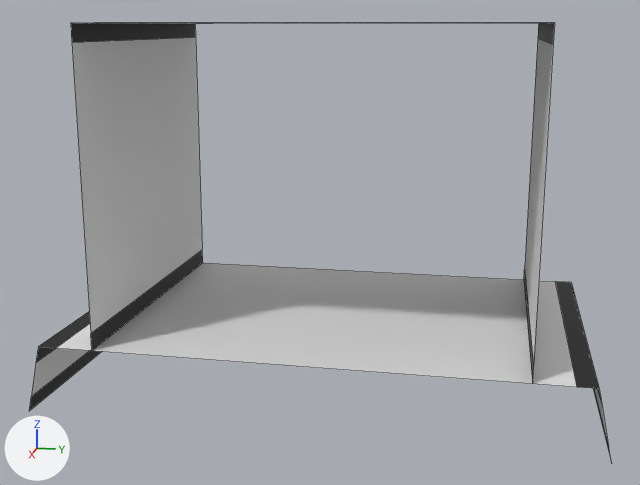
The FBX model Assets/Prefabs/Environment/New/2 Sides Middle Building.fbx as it was, and as the next commit left it.
Both versions are drawn from a 50 mm lens placed at (3.29, 0.6, 1.1), pointed at (0.04, -0.05, 0.29). Arrows for +X, +Y and +Z are at lower left; the lights stay in place. Mesh edges are drawn as thin lines. Where no turn or scale is listed for an object, it has been applied to the vertices.

In view in the first picture: '2 Sides Middle Groud', '2 Sides iddle'.
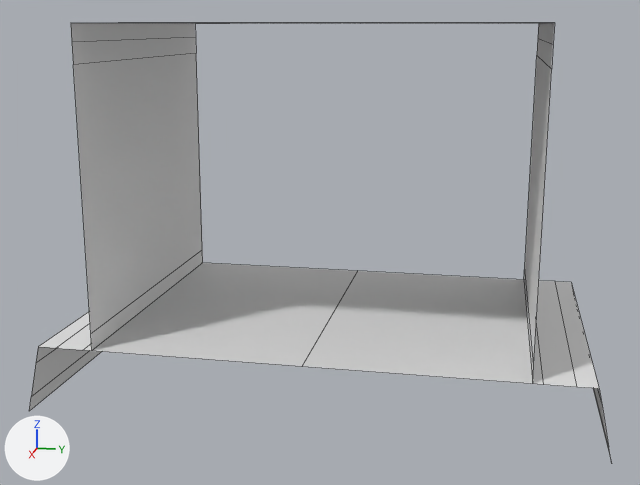
Where the newer file only moved an object's origin or applied its transform, the numbers keep the older frame.

The edits, one by one:
me_cube_019 is used by ob_2_sides_iddle; location (0.0, 0.0, 0.0).
me_cube_019 had 20 vertices, 9 faces and spanned x -0.595..0.6, y -0.743..0.743, z 0.003..1.103.
me_cube_019 now has 30 vertices, 14 faces and spans x -0.595..0.6, y -0.743..0.743, z 0.003..1.103.
Part 3, on me_cube_019:
2 vertices are removed from x -0.595..0.6, y -0.662, z 1.103.
4 faces are deleted.
12 vertices are added at x -0.595..0.6, y -0.743..0.743, z 0.973..1.103.
9 new faces join them.
me_cube_019 part 4: 5 faces spanning x -0.595..0.6, y -0.743..0.743, z 0.003..1.103 switch from mat_black (black #000000) to mat_white (white #e7e7e7).
me_cube_020 is used by ob_2_sides_middle_groud; location (0.0, 0.0, 0.0).
Verts and faces of me_cube_020; kept vertices keep their numbers, new ones are numbered from 20.
Before the commit, vertices of me_cube_020: 8 (0.6, 0.88, 0.0) at pixel (577, 387), 9 (0.6, -0.88, 0.0) at pixel (55, 348), 10 (-0.6, -0.88, 0.0), 11 (-0.6, 0.88, 0.0) at pixel (555, 281).
me_cube_020 had 20 vertices, 9 faces and spanned x -0.6..0.6, y -1.0..1.0, z -0.25..0.0.
me_cube_020 now has 26 vertices, 12 faces and spans x -0.6..0.6, y -1.0..1.0, z -0.25..0.0.
Part 1, on me_cube_020:
Faces deleted: (8, 11, 10, 9).
New vertex 20 is at (-0.6, 0.78, 0.0).
New vertex 21 is at (-0.6, 0.0, 0.0), pixel (357, 270).
New vertex 22 is at (-0.6, -0.78, 0.0).
New vertices 23, 24, 25 stand at vertices 20, 21, 22, in that order, plus (1.2, 0.0, 0.0).
New faces: (8, 11, 20, 23), (20, 21, 24, 23), (9, 25, 22, 10), (21, 22, 25, 24).
me_cube_020 part 2: 6 faces spanning x -0.6..0.6, y -1.0..1.0, z -0.25..0.0 switch from mat_black (black #000000) to mat_white (white #e7e7e7).

What differs and where, as boxes [x1, y1, x2, y2] in the pictures (640 x 485 px):
part 1 of me_cube_020, built on
    both: [56, 263, 577, 387]
part 2 of me_cube_020, recoloured (black to white)
    both: [29, 281, 610, 451]
part 3 of me_cube_019, built on
    both: [72, 37, 553, 363]
part 4 of me_cube_019, recoloured (black to white)
    both: [71, 23, 554, 384]
